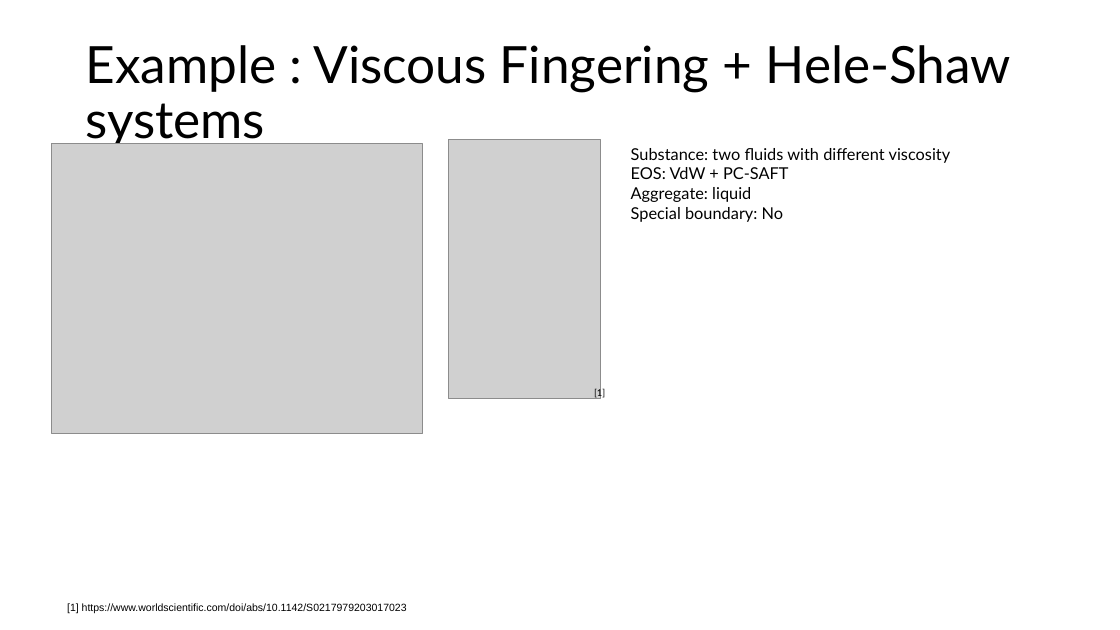
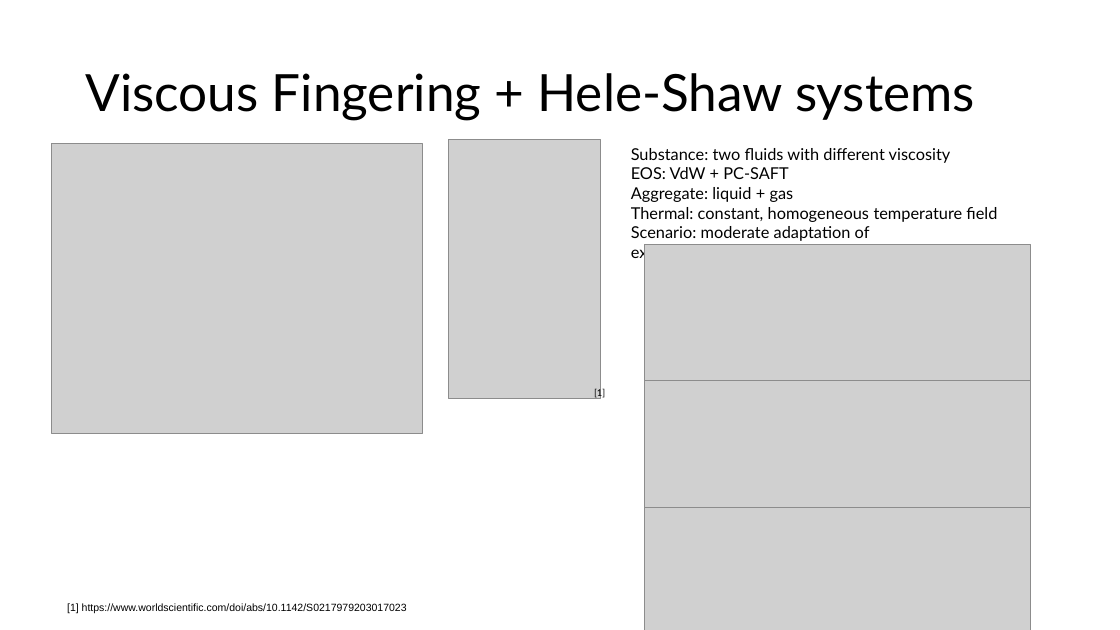
Before and after one commit to XueqiZ/JAX-LaB-MicTherm, a slide deck: slide 10 of MicTherm – LBM Coupling Idea.pptx (slide 7 before the commit). Drawn at 1120x630 pixels with LibreOffice and Linux fonts; fonts in the diff are those of the drawing; grey boxes stand for pictures. Boxes give left, top, right and bottom in pixels: in the first picture for what was removed or moved away, otherwise in the second. Text is boxed around its words. In the diff, an @@ line names an element or a change of style, - is before the commit and + after.

Commit message:
Modify viscous fingering example

```diff
--- a/MicTherm – LBM Coupling Idea.pptx
+++ b/MicTherm – LBM Coupling Idea.pptx
@@ title at <box>85,73,975,120</box>: text changed @@
-Example : Viscous Fingering + Hele-Shaw systems
+Viscous Fingering + Hele-Shaw systems
@@ text at <box>631,187,997,262</box>: text changed @@
-Aggregate: liquid
-Special boundary: No
+Aggregate: liquid + gas
+Thermal: constant, homogeneous temperature field
+Scenario: moderate adaptation of existing scenarios
@@ picture added at <box>644,245,1031,381</box> @@
@@ picture added at <box>644,371,1031,507</box> @@
@@ picture added at <box>644,494,1031,630</box> @@
```
Also in this commit, not shown: 6 other slides changed, 4 slides added, 1 slide removed, 16 other files.
